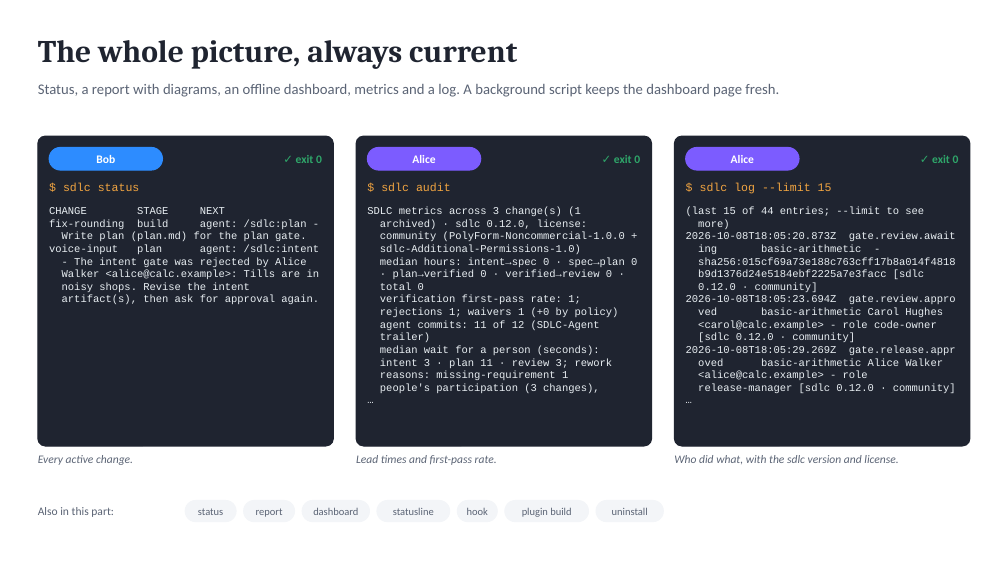
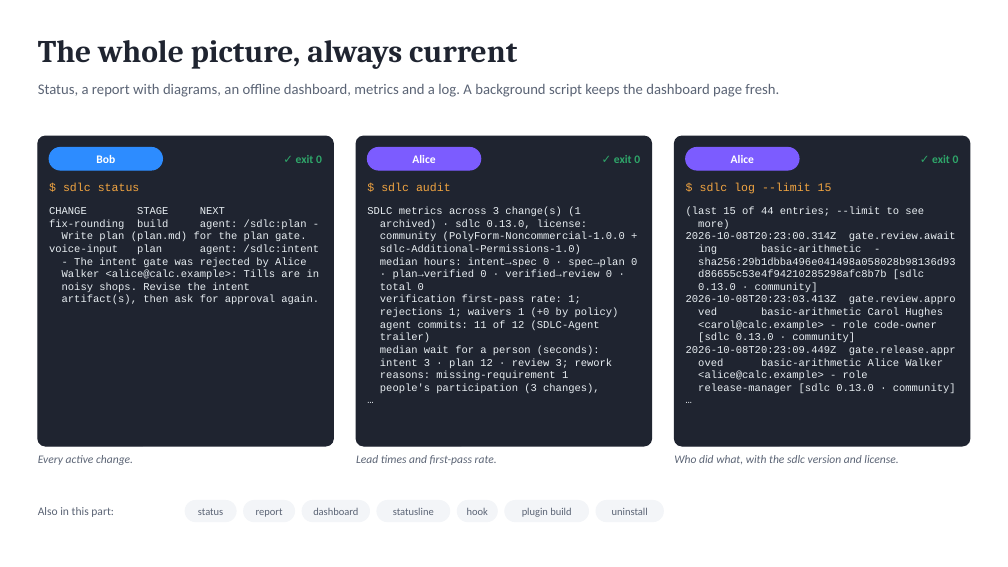
Before and after one commit to marin-ai-tech/sdlc, a slide deck: slide 18 of docs/demo/sdlc-calculator-demo.en.pptx. Drawn at 1008x567 pixels with LibreOffice and Linux fonts; fonts in the diff are those of the drawing. Boxes give left, top, right and bottom in pixels: in the first picture for what was removed or moved away, otherwise in the second. Text is boxed around its words. In the diff, an @@ line names an element or a change of style, - is before the commit and + after.

Commit message:
feat: Cursor IDE as a tool (0.13.0)
- sdlc init --tools cursor writes the workflows as skills with thin
  commands, the subagents, an always-applied rule about the process, the
  sdlc MCP server (--mcp) and Cursor's own hooks (.cursor/hooks.json).
- The hooks deny edits before the plan is approved, a person's decisions
  in the agent's shell, deletes and edits of protected files and folders,
  and clearing the agent marker; the project is found from the workspace
  roots; every tool goes through preToolUse; when sdlc has nothing to say
  it answers an explicit allow.
- CURSOR_AGENT=1 marks the agent's terminal: sdlc approve refuses there,
  and commits from it carry SDLC-Agent: cursor.
- sdlc doctor checks the hooks and says that separation of duties in
  Cursor rests on CURSOR_AGENT, and on Windows that Git Bash terminals can
  break Cursor's hooks.

```diff
--- a/docs/demo/sdlc-calculator-demo.en.pptx
+++ b/docs/demo/sdlc-calculator-demo.en.pptx
@@ text at (x1=686, y1=232, x2=956, y2=241): text changed @@
-2026-10-08T18:05:20.873Z gate.review.await
+2026-10-08T20:23:00.314Z gate.review.await
@@ text at (x1=686, y1=257, x2=956, y2=304): text changed @@
-sha256:015cf69a73e188c763cff17b8a014f4818
-b9d1376d24e5184ebf2225a7e3facc [sdlc
-0.12.0 · community]
-2026-10-08T18:05:23.694Z gate.review.appro
+sha256:29b1dbba496e041498a058028b98136d93
+d86655c53e4f94210285298afc8b7b [sdlc
+0.13.0 · community]
+2026-10-08T20:23:03.413Z gate.review.appro
@@ text at (x1=380, y1=358, x2=613, y2=368): text changed @@
-intent 3 · plan 11 · review 3; rework
+intent 3 · plan 12 · review 3; rework
@@ text at (x1=686, y1=333, x2=956, y2=355): text changed @@
-[sdlc 0.12.0 · community]
-2026-10-08T18:05:29.269Z gate.release.appr
+[sdlc 0.13.0 · community]
+2026-10-08T20:23:09.449Z gate.release.appr
```
Also in this commit, not shown: 4 other slides changed, 59 other files.
